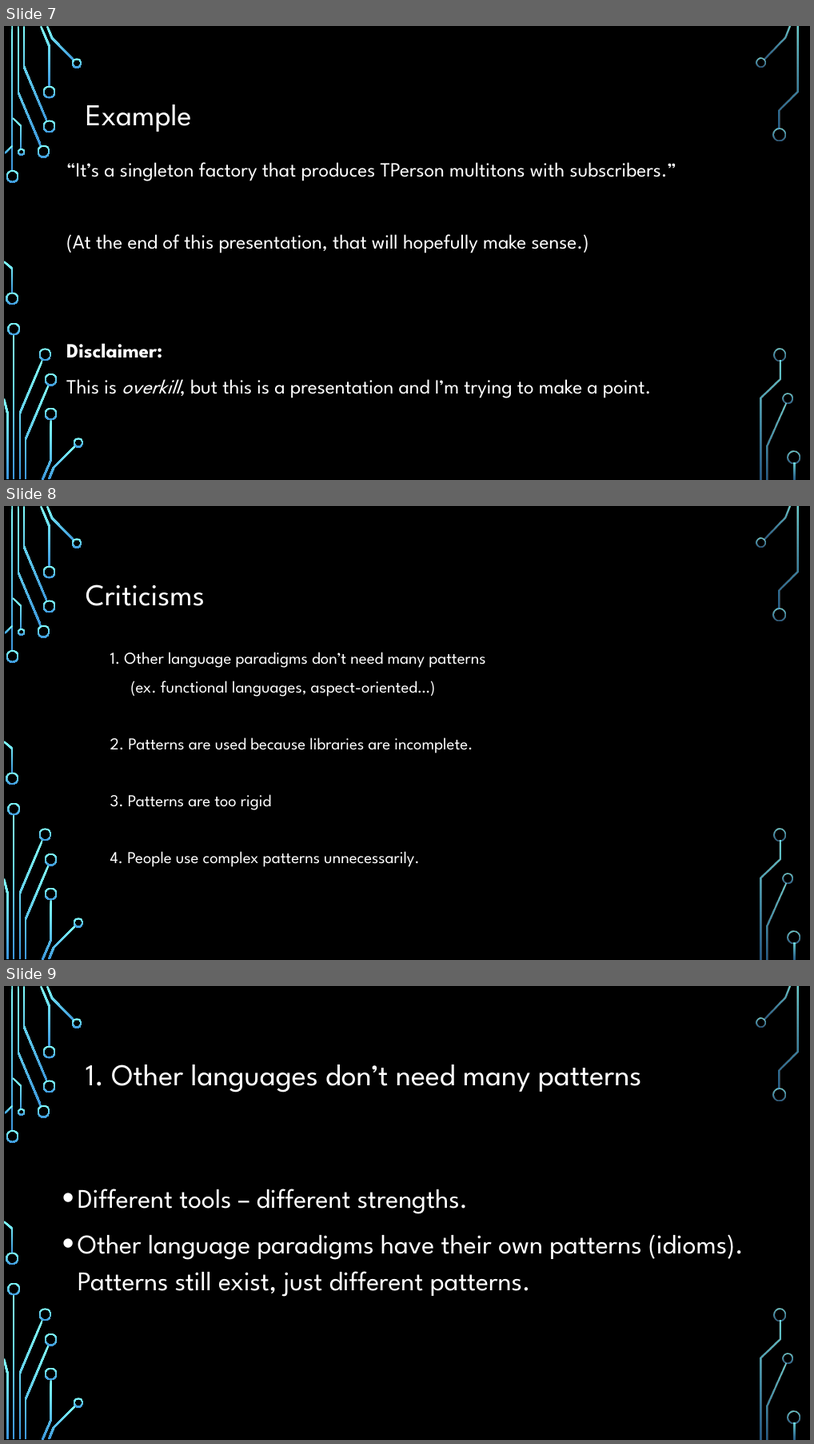
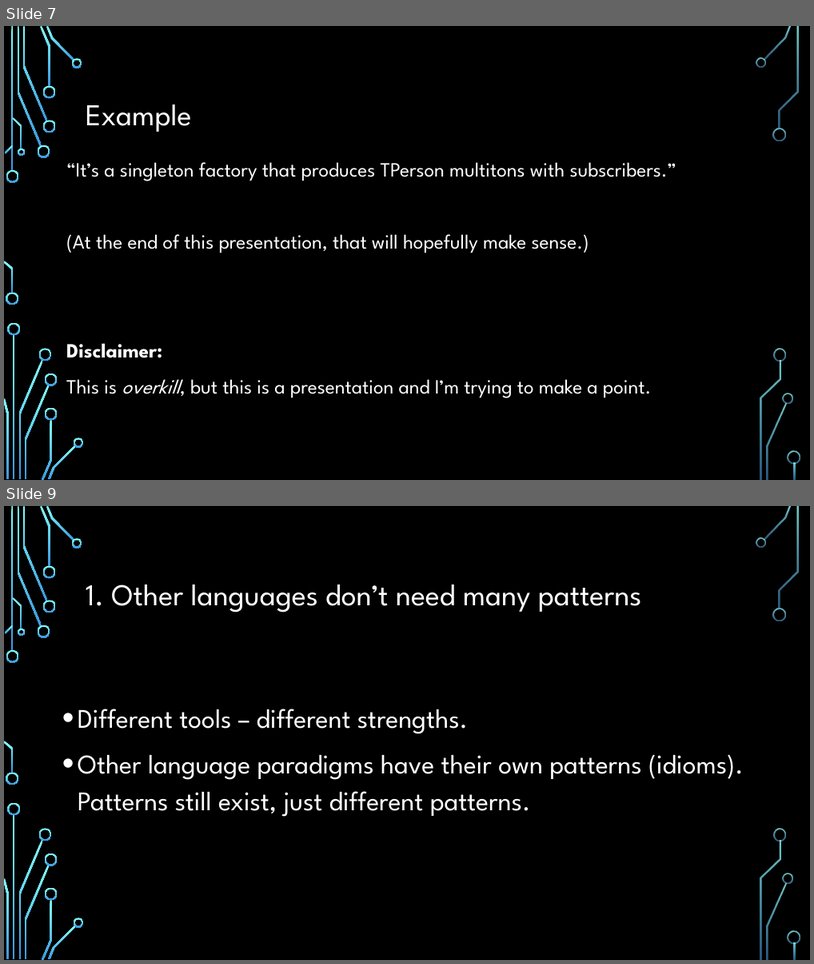
Before and after one commit to ADUG-Perth/Symposium-2021, a slide deck: Doc/Software patterns in Delphi.pptx. Shown one above the other, each under a label of ours: slides 7, 8 and 9 before the commit, slides 7 and 9 after it; the slides between them are not shown. The pictures are 814x1444 and 814x964 pixels, drawn with LibreOffice and Linux fonts; fonts in the diff are those of the drawing; background and template pictures are left out. Boxes give left, top, right and bottom in pixels: in the first picture for what was removed or moved away, otherwise in the second. Text is boxed around its words. In the diff, an @@ line names an element or a change of style, - is before the commit and + after.

```diff
--- a/Doc/Software patterns in Delphi.pptx
+++ b/Doc/Software patterns in Delphi.pptx
@@ slide 8 removed at (x1=4, y1=506, x2=810, y2=960), background picture (left out); not listed: 36 template elements that a slide beside it also shows @@
@@ title removed at (x1=86, y1=584, x2=205, y2=606) @@
-Criticisms
@@ text removed at (x1=110, y1=652, x2=486, y2=867) @@
-1. Other language paradigms don’t need many patterns
-(ex. functional languages, aspect-oriented…)
-2. Patterns are used because libraries are incomplete.
-3. Patterns are too rigid
-4. People use complex patterns unnecessarily.
```
Also in this commit, not shown: 7 slides changed, 3 slides added, 1 other slide removed, 4 other files.
